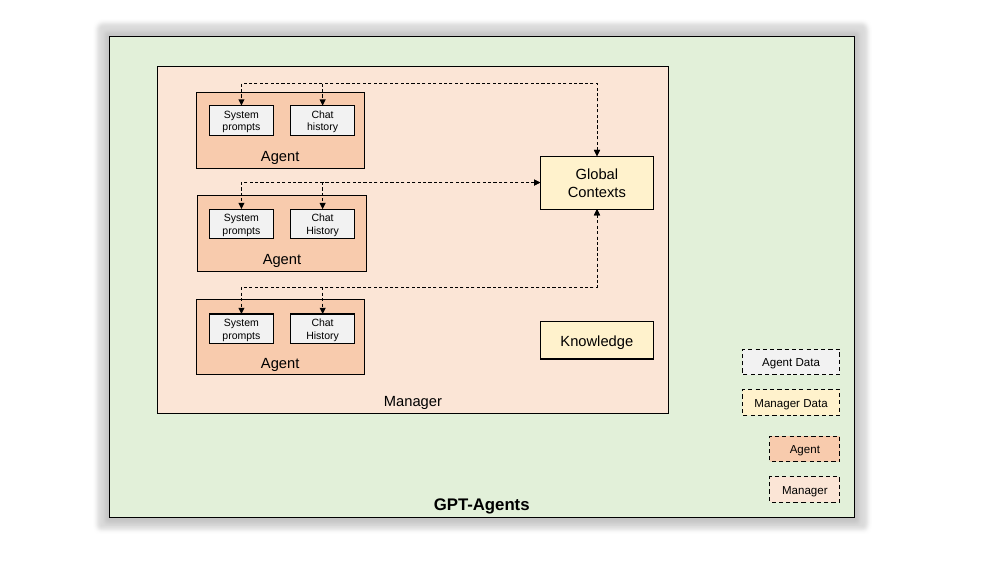
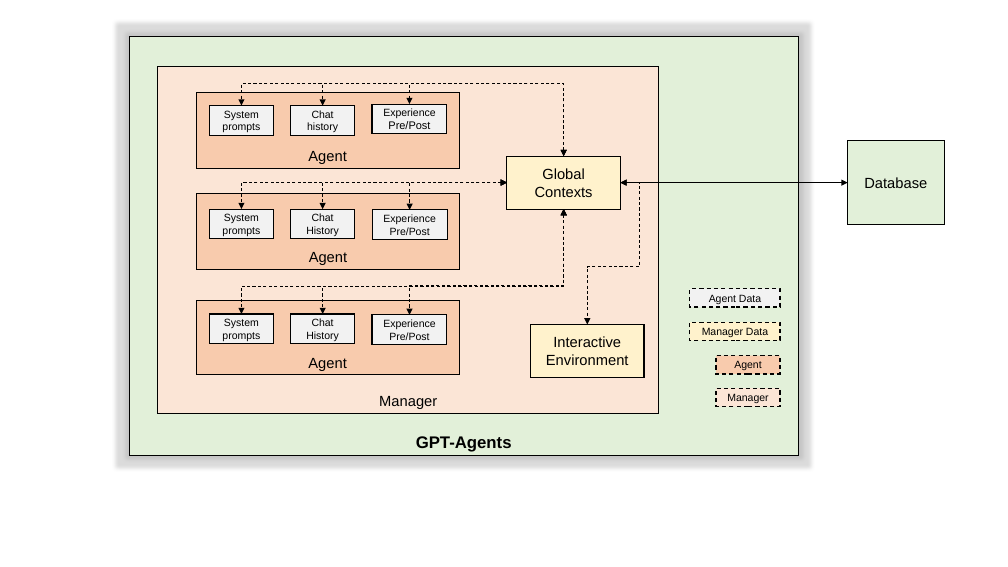
Before and after one commit to Hansimov/GPT-WebUI, a slide deck: slide 2 of examples/architecture.pptx. Drawn at 1008x567 pixels with LibreOffice and Linux fonts; fonts in the diff are those of the drawing. Boxes give left, top, right and bottom in pixels: in the first picture for what was removed or moved away, otherwise in the second. Text is boxed around its words. In the diff, an @@ line names an element or a change of style, - is before the commit and + after.

Commit message:
[Doc] Enhance GPT-Agents arch

```diff
--- a/examples/architecture.pptx
+++ b/examples/architecture.pptx
@@ rectangle "GPT-Agents" resized from (x1=110, y1=36, x2=854, y2=517) to (x1=129, y1=36, x2=799, y2=455) @@
@@ rectangle "Manager" resized from (x1=158, y1=67, x2=669, y2=413) to (x1=158, y1=67, x2=659, y2=413) @@
@@ elbow double arrow moved from (597, 156) - (241, 106) to (564, 156) - (241, 106) @@
@@ elbow double arrow moved from (597, 156) - (323, 106) to (564, 156) - (323, 106) @@
@@ elbow double arrow added from (564, 156) to (410, 104), #000000 0.75 pt dashed @@
@@ rectangle "Agent" resized from (x1=197, y1=93, x2=364, y2=169) to (x1=197, y1=93, x2=460, y2=169) @@
@@ rectangle added at (x1=372, y1=104, x2=447, y2=134), fill #F2F2F2, outline #000000 1 pt, 10 pt, text #000000 @@
+Experience
+Pre/Post
@@ rectangle added at (x1=848, y1=141, x2=944, y2=225), fill #E2F0D9, outline #000000 1 pt, 14 pt, text #000000 @@
+Database
@@ rectangle "Global Contexts" moved from (x1=541, y1=156, x2=654, y2=209) to (x1=507, y1=156, x2=621, y2=209) @@
@@ rectangle "Agent" resized from (x1=198, y1=196, x2=366, y2=271) to (x1=197, y1=194, x2=459, y2=270) @@
@@ elbow double arrow moved from (597, 209) - (241, 314) to (564, 209) - (241, 314) @@
@@ elbow double arrow moved from (541, 183) - (241, 209) to (507, 183) - (241, 209) @@
@@ elbow double arrow moved from (597, 209) - (323, 314) to (564, 209) - (323, 314) @@
@@ elbow double arrow moved from (541, 183) - (323, 209) to (507, 183) - (323, 209) @@
@@ elbow double arrow added from (564, 209) to (410, 315), #000000 0.75 pt dashed @@
@@ elbow double arrow added from (507, 183) to (410, 210), #000000 0.75 pt dashed @@
@@ elbow double arrow added from (621, 183) to (588, 324), #000000 0.75 pt dashed @@
@@ elbow double arrow added from (848, 183) to (621, 183), #000000 0.75 pt @@
@@ rectangle added at (x1=372, y1=210, x2=447, y2=240), fill #F2F2F2, outline #000000 1 pt, 10 pt, text #000000 @@
+Experience
+Pre/Post
@@ rectangle "Agent Data" resized from (x1=743, y1=349, x2=840, y2=375) to (x1=690, y1=289, x2=780, y2=307) @@
@@ rectangle "Agent" resized from (x1=197, y1=299, x2=364, y2=375) to (x1=197, y1=300, x2=460, y2=375) @@
@@ rectangle added at (x1=372, y1=315, x2=447, y2=344), fill #F2F2F2, outline #000000 1 pt, 10 pt, text #000000 @@
+Experience
+Pre/Post
@@ rectangle added at (x1=531, y1=324, x2=644, y2=377), fill #FFF2CC, outline #000000 1 pt, 14 pt, text #000000 @@
+Interactive
+Environment
@@ rectangle removed at (x1=541, y1=321, x2=654, y2=359) @@
-Knowledge
@@ rectangle "Manager Data" resized from (x1=743, y1=390, x2=840, y2=416) to (x1=690, y1=322, x2=780, y2=340) @@
@@ rectangle "Agent" resized from (x1=770, y1=436, x2=840, y2=462) to (x1=716, y1=355, x2=780, y2=374) @@
@@ size 11 to 10 pt in 4 elements at (x1=690, y1=289, x2=780, y2=307), (x1=690, y1=322, x2=780, y2=340), (x1=716, y1=355, x2=780, y2=374), (x1=716, y1=388, x2=780, y2=406) @@
@@ rectangle "Manager" resized from (x1=770, y1=477, x2=840, y2=503) to (x1=716, y1=388, x2=780, y2=406) @@
```
Also in this commit, not shown: 1 other file.
